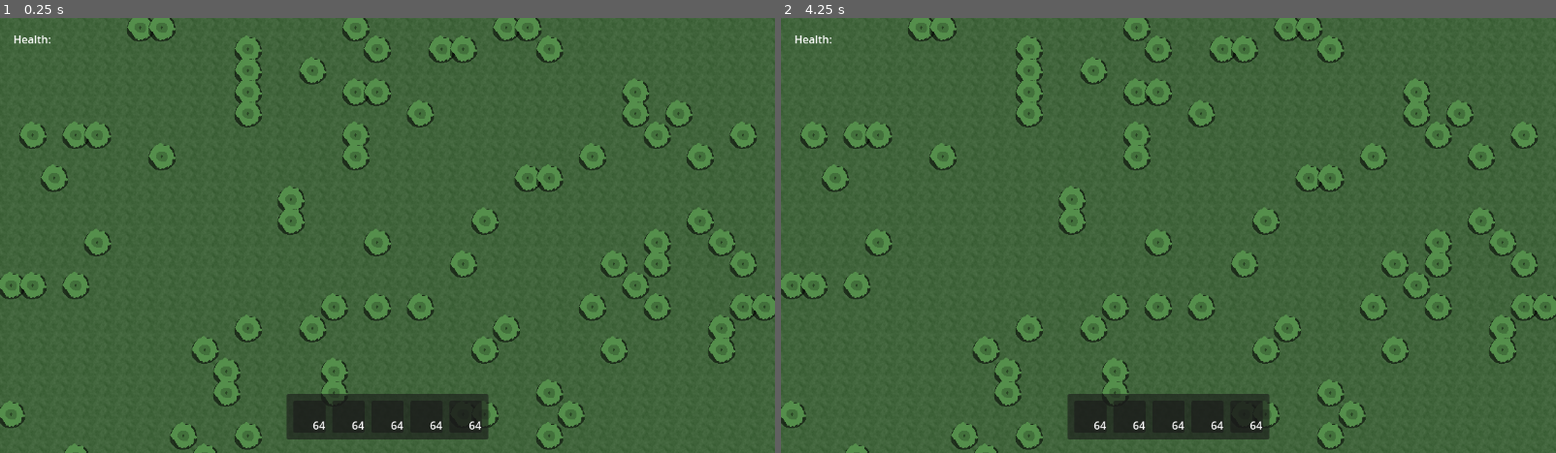
Above: before the commit, frames 1-2 (left to right).
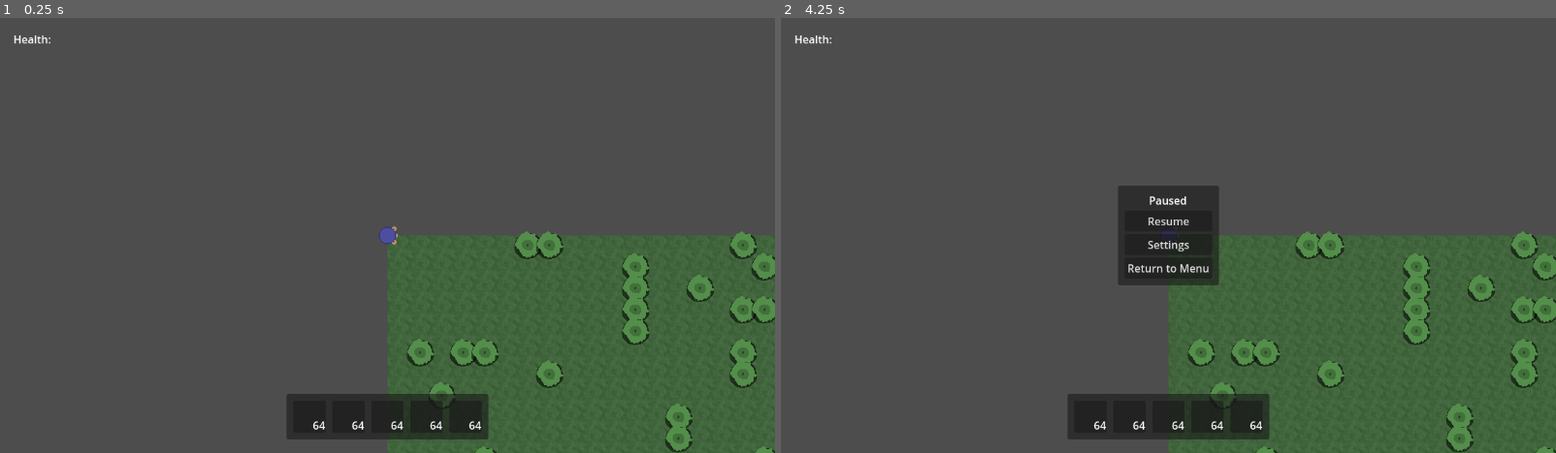
Above: after the commit, the same moments.

Repository: artmouse155/lets_survive
Game: Godot game, scene res://Scenes/WorldTest.tscn
Two runs of this game, one before a commit and one after it. Both use one fixed random seed, a clock stepped at 60 frames per second and the inputs below.
Inputs (mouse positions are in pixels of both pictures, inside the frame that each line leads up to):
- Up to frame 1 (0.25 s): no input
- Up to frame 2 (4.25 s): tap Enter at 0.5, 2, 3.5 s; press the mouse at (1168, 235) at 0.53 s; hold D (right) 0.53-1.28 s; tap Space at 1.25, 2.75 s; move the mouse to (1013, 257) at 1.27 s; release the mouse at (1013, 257) at 1.28 s; hold S (down) 1.28-2.03 s; click (1013, 257) at 1.35 s; move the mouse to (1246, 139) at 2.02 s; press the mouse at (1246, 139) at 2.03 s; hold D (right) 2.03-2.78 s; tap X (drop_selected_item) at 2.1 s; move the mouse to (1129, 322) at 2.77 s; release the mouse at (1129, 322) at 2.78 s; hold W (up) 2.78-3.53 s; tap 1 (select_0) at 2.85 s; click (1129, 322) at 3.05 s; move the mouse to (1401, 300) at 3.52 s; press the mouse at (1401, 300) at 3.53 s; hold A (left) from 3.53 s (still down); tap 2 (select_1) at 3.6 s; tap Escape (pause) at 4.15 s

The runs differ from the first frame. In frame 1, 42% of the frame differs, in the area x 0-100%, y 0-100%; in frame 2, 44%.
Error before the commit: Parse Error: Could not find type "PlayerSelf" in the current scope. (res://Scenes/game_ui.gd:9)

Commit message:
🚧(entity model) Sorting out entities

Diff:
--- a/Scenes/EntityModel/PlayerEntity.tscn
+++ b/Scenes/EntityModel/PlayerEntity.tscn
@@ -1,11 +1,13 @@
-[gd_scene load_steps=3 format=3 uid="uid://bfwu7kuh082tc"]
+[gd_scene load_steps=4 format=3 uid="uid://bfwu7kuh082tc"]
 
 [ext_resource type="PackedScene" uid="uid://b2501naobgh8n" path="res://Scenes/EntityModel/PersonEntity.tscn" id="1_pdhha"]
 [ext_resource type="Script" uid="uid://bq7btvrn0u1rs" path="res://Scripts/EntityModel/player_entity.gd" id="1_wqpke"]
+[ext_resource type="Script" uid="uid://yyjkgbfe6jg5" path="res://Scenes/EntityModel/BrainModel/SelfBrain.gd" id="3_vitn1"]
 
-animation = &"swingr"
-
-[sub_resource type="AnimationNodeStateMachineTransition" id="AnimationNodeStateMachineTransition_35ope"]
 [node name="PlayerEntity" instance=ExtResource("1_pdhha")]
 script = ExtResource("1_wqpke")
 speed = 125
+
+[node name="SelfBrain" type="Node" parent="." index="6"]
+script = ExtResource("3_vitn1")
+metadata/_custom_type_script = "uid://yyjkgbfe6jg5"
--- a/Scenes/game_container.tscn
+++ b/Scenes/game_container.tscn
@@ -34,7 +34,7 @@
 
 [node name="World" parent="SubViewportContainer/SubViewport" instance=ExtResource("2_juifl")]
 
-[node name="GameUI" type="Control" parent="." node_paths=PackedStringArray("health_label", "inventory_label", "pause_screen", "hotbar", "inventory_ui", "player_self")]
+[node name="GameUI" type="Control" parent="." node_paths=PackedStringArray("health_label", "inventory_label", "pause_screen", "hotbar", "inventory_ui")]
 process_mode = 3
 layout_mode = 1
 anchors_preset = 15
@@ -48,7 +48,6 @@
 pause_screen = NodePath("../PauseScreen")
 hotbar = NodePath("SafeZone/Hotbar")
 inventory_ui = NodePath("SafeZone/Inventory")
-player_self = NodePath("../SubViewportContainer/SubViewport/World/Player")
 
 [node name="SafeZone" type="MarginContainer" parent="GameUI"]
 layout_mode = 1
@@ -136,15 +135,9 @@
 text = "Return to Menu"
 
 [connection signal="set_pause" from="." to="GameUI" method="set_pause"]
-[connection signal="health_updated" from="SubViewportContainer/SubViewport/World/Player" to="GameUI" method="on_health_updated"]
-[connection signal="inventory_updated" from="SubViewportContainer/SubViewport/World/Player" to="GameUI" method="on_inventory_updated"]
-[connection signal="item_collected" from="SubViewportContainer/SubViewport/World/Player" to="GameUI" method="on_item_collected"]
-[connection signal="selected_index_updated" from="SubViewportContainer/SubViewport/World/Player" to="GameUI" method="on_selected_index_updated"]
-[connection signal="world_item_dropped" from="SubViewportContainer/SubViewport/World/Player/HumanSprite" to="SubViewportContainer/SubViewport/World/EntitySpawner" method="on_world_item_dropped"]
 [connection signal="gui_input" from="GameUI" to="GameUI" method="_on_gui_input"]
 [connection signal="inventory_slot_set" from="GameUI/SafeZone/Inventory" to="GameUI" method="on_inventory_item_set"]
 [connection signal="pressed" from="PauseScreen/MarginContainer/VBoxContainer/resume" to="GameUI" method="set_pause" binds= [false]]
 [connection signal="pressed" from="PauseScreen/MarginContainer/VBoxContainer/return" to="." method="return_to_main_menu"]
 
 [editable path="SubViewportContainer/SubViewport/World"]
-[editable path="SubViewportContainer/SubViewport/World/Player"]
--- a/Scenes/game_ui.gd
+++ b/Scenes/game_ui.gd
@@ -6,7 +6,7 @@
 @export var pause_screen : Control
 @export var hotbar : Hotbar
 @export var inventory_ui : Inventory
-@export var player_self : PlayerSelf
+@export var player_self : PlayerEntity
 
 var is_in_ingame_ui : bool = false
 
--- a/Scenes/world.tscn
+++ b/Scenes/world.tscn
@@ -34,3 +34,5 @@
 [node name="AboveGround" type="TileMapLayer" parent="."]
 
 [node name="PlayerEntity" parent="." instance=ExtResource("5_fo5ed")]
+
+[node name="Camera2D" type="Camera2D" parent="PlayerEntity"]
--- a/Scripts/EntityModel/brain_entity.gd
+++ b/Scripts/EntityModel/brain_entity.gd
@@ -15,3 +15,9 @@
 func take_damage(damage : float):
 	health -= damage
 	health_updated.emit(health)
+
+func _eval_attack():
+	for target in hitBox.get_overlapping_bodies():
+		if is_instance_of(target,Breakable):
+			#TODO: Distribute damage across targets?
+			target.take_damage(10, global_position)
--- a/Scripts/EntityModel/person_entity.gd
+++ b/Scripts/EntityModel/person_entity.gd
@@ -45,12 +45,6 @@
 	else:
 		_tool_state = Item.TOOL_TYPE.FISTS
 		_tool_sprite.hide()
-
-func _eval_attack():
-	for target in melee_radius.get_overlapping_bodies():
-		if is_instance_of(target,Breakable):
-			#TODO: Distribute damage across targets?
-			target.take_damage(10, global_position)
 
 func get_inventory():
 	return _inventory
